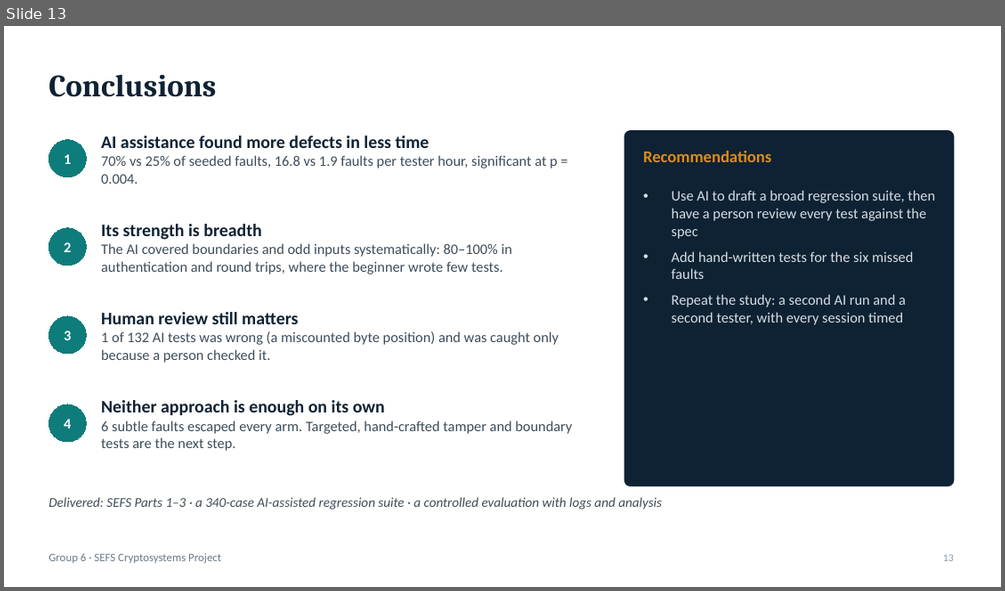
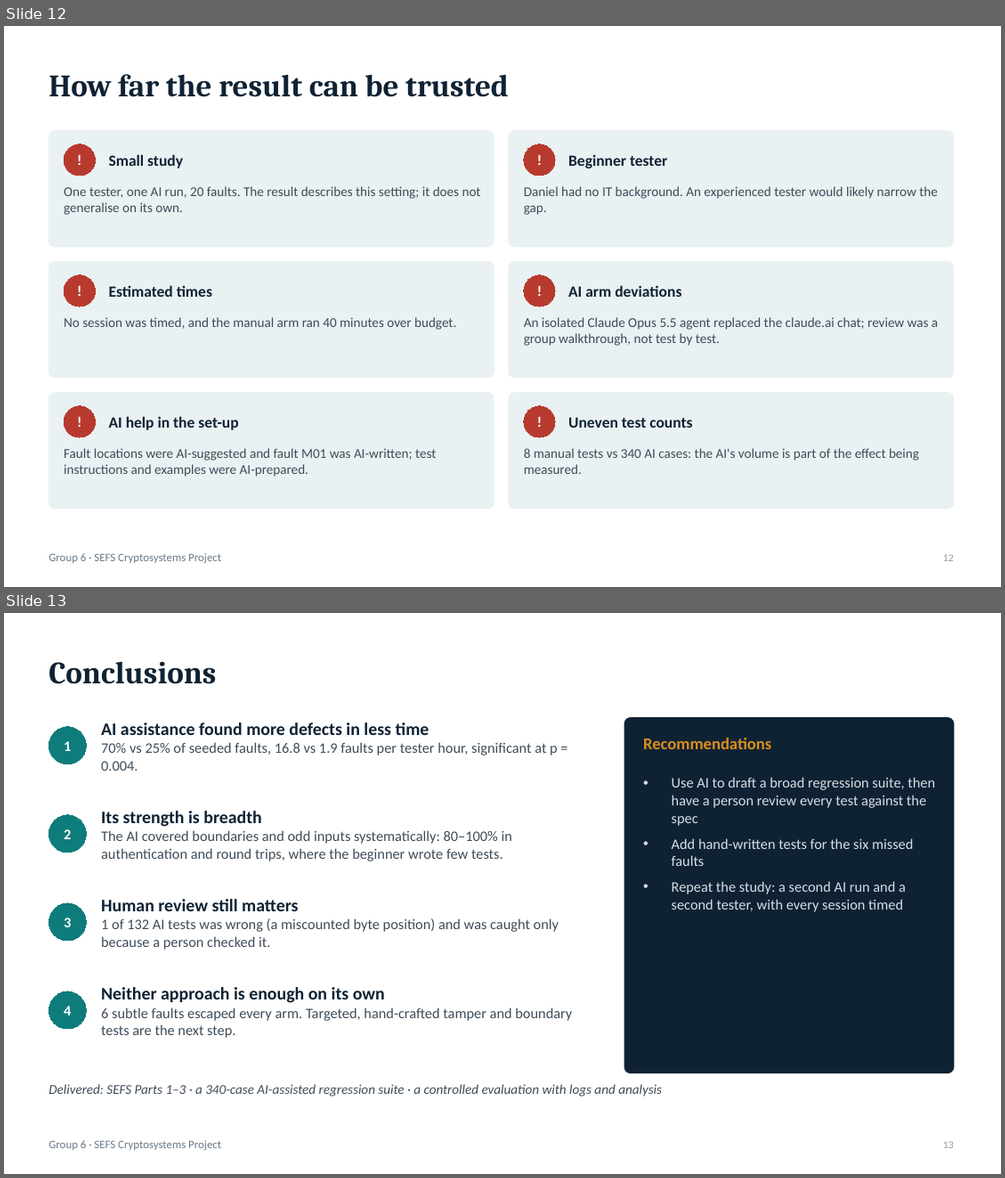
Before and after one commit to erotufelixpascal/SEFS-Cryptosystems-Assignment2, a slide deck: slides/Group 6 SEFS Summary.pptx. Shown one above the other, each under a label of ours: slide 13 before the commit, slides 12 and 13 after it. The pictures are 1005x591 and 1005x1178 pixels, drawn with LibreOffice and Linux fonts; fonts in the diff are those of the drawing. Boxes give left, top, right and bottom in pixels: in the first picture for what was removed or moved away, otherwise in the second. Text is boxed around its words. In the diff, an @@ line names an element or a change of style, - is before the commit and + after.

```diff
--- a/slides/Group 6 SEFS Summary.pptx
+++ b/slides/Group 6 SEFS Summary.pptx
@@ slide 12 added at (x1=4, y1=26, x2=1001, y2=587), background #FFFFFF @@
@@ text added at (x1=48, y1=74, x2=509, y2=97), 30 pt, text #0F2233, bold @@
+How far the result can be trusted
@@ rounded rectangle added at (x1=48, y1=131, x2=494, y2=247), fill #EAF1F3, outline #EAF1F3 1 pt @@
@@ rounded rectangle added at (x1=509, y1=131, x2=954, y2=247), fill #EAF1F3, outline #EAF1F3 1 pt @@
@@ ellipse added at (x1=64, y1=144, x2=96, y2=176), fill #B83A2E, outline #B83A2E 0.75 pt, 14 pt, text #FFFFFF, bold @@
+!
@@ text added at (x1=109, y1=154, x2=183, y2=168), 15 pt, text #0F2233, bold @@
+Small study
@@ ellipse added at (x1=524, y1=144, x2=555, y2=176), fill #B83A2E, outline #B83A2E 0.75 pt, 14 pt, text #FFFFFF, bold @@
+!
@@ text added at (x1=568, y1=155, x2=667, y2=168), 15 pt, text #0F2233, bold @@
+Beginner tester
@@ text added at (x1=64, y1=186, x2=481, y2=215), 13 pt, text #3E4C59 @@
+One tester, one AI run, 20 faults. The result describes this setting; it does not generalise on its own.
@@ text added at (x1=524, y1=186, x2=938, y2=215), 13 pt, text #3E4C59 @@
+Daniel had no IT background. An experienced tester would likely narrow the gap.
@@ rounded rectangle added at (x1=48, y1=262, x2=494, y2=378), fill #EAF1F3, outline #EAF1F3 1 pt @@
@@ rounded rectangle added at (x1=509, y1=262, x2=954, y2=378), fill #EAF1F3, outline #EAF1F3 1 pt @@
@@ ellipse added at (x1=64, y1=275, x2=96, y2=306), fill #B83A2E, outline #B83A2E 0.75 pt, 14 pt, text #FFFFFF, bold @@
+!
@@ text added at (x1=109, y1=285, x2=212, y2=297), 15 pt, text #0F2233, bold @@
+Estimated times
@@ ellipse added at (x1=524, y1=275, x2=555, y2=306), fill #B83A2E, outline #B83A2E 0.75 pt, 14 pt, text #FFFFFF, bold @@
+!
@@ text added at (x1=568, y1=285, x2=681, y2=297), 15 pt, text #0F2233, bold @@
+AI arm deviations
@@ text added at (x1=64, y1=317, x2=456, y2=329), 13 pt, text #3E4C59 @@
+No session was timed, and the manual arm ran 40 minutes over budget.
@@ text added at (x1=524, y1=317, x2=938, y2=346), 13 pt, text #3E4C59 @@
+An isolated Claude Opus 5.5 agent replaced the claude.ai chat; review was a group walkthrough, not test by test.
@@ rounded rectangle added at (x1=48, y1=393, x2=494, y2=508), fill #EAF1F3, outline #EAF1F3 1 pt @@
@@ rounded rectangle added at (x1=509, y1=393, x2=954, y2=508), fill #EAF1F3, outline #EAF1F3 1 pt @@
@@ ellipse added at (x1=64, y1=406, x2=96, y2=437), fill #B83A2E, outline #B83A2E 0.75 pt, 14 pt, text #FFFFFF, bold @@
+!
@@ text added at (x1=109, y1=416, x2=238, y2=430), 15 pt, text #0F2233, bold @@
+AI help in the set-up
@@ ellipse added at (x1=524, y1=406, x2=555, y2=437), fill #B83A2E, outline #B83A2E 0.75 pt, 14 pt, text #FFFFFF, bold @@
+!
@@ text added at (x1=568, y1=417, x2=692, y2=427), 15 pt, text #0F2233, bold @@
+Uneven test counts
@@ text added at (x1=64, y1=448, x2=436, y2=476), 13 pt, text #3E4C59 @@
+Fault locations were AI-suggested and fault M01 was AI-written; test instructions and examples were AI-prepared.
@@ text added at (x1=524, y1=448, x2=919, y2=474), 13 pt, text #3E4C59 @@
+8 manual tests vs 340 AI cases: the AI's volume is part of the effect being measured.
@@ text added at (x1=48, y1=553, x2=221, y2=563), 11 pt, text #6B7A88 @@
+Group 6 · SEFS Cryptosystems Project
@@ text added at (x1=943, y1=554, x2=954, y2=561), 10 pt, text #8A99A6 @@
+12
```
Also in this commit, not shown: 3 slides changed, 1 slide removed, 2 other files.
